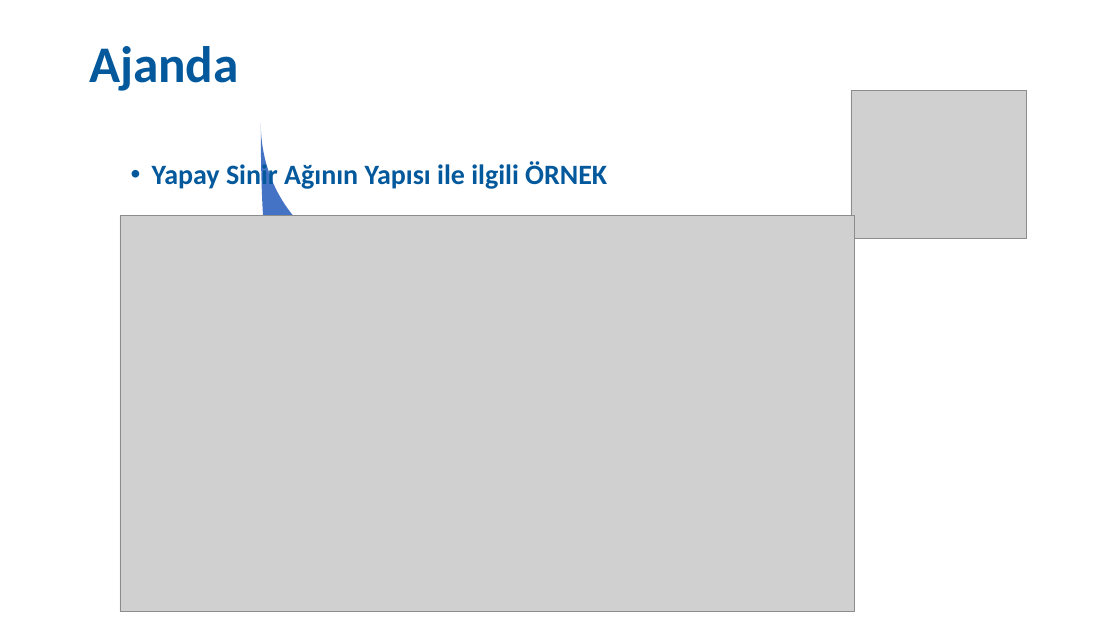
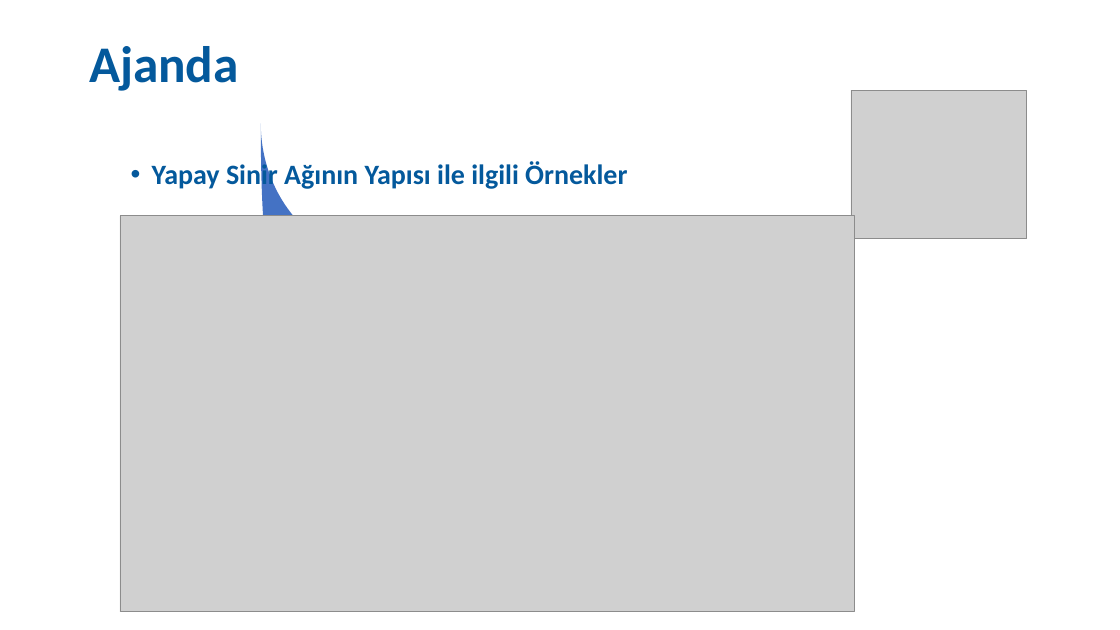
Before and after one commit to SevdanurGENC/Artificial-Neural-Networks-Lecture-Notes, a slide deck: slide 2 of Notes/02. Bolum - Yapay Sinir Aglari.ppt. Drawn at 1120x630 pixels with LibreOffice and Linux fonts; fonts in the diff are those of the drawing; grey boxes stand for pictures. Boxes give left, top, right and bottom in pixels: in the first picture for what was removed or moved away, otherwise in the second. Text is boxed around its words. In the diff, an @@ line names an element or a change of style, - is before the commit and + after.

```diff
--- a/Notes/02. Bolum - Yapay Sinir Aglari.ppt
+++ b/Notes/02. Bolum - Yapay Sinir Aglari.ppt
@@ text at (152, 161, 627, 191): text changed @@
-  • Yapay Sinir Ağının Yapısı ile ilgili ÖRNEK
+  • Yapay Sinir Ağının Yapısı ile ilgili Örnekler
```
Also in this commit, not shown: 24 other slides changed, 13 slides added.
